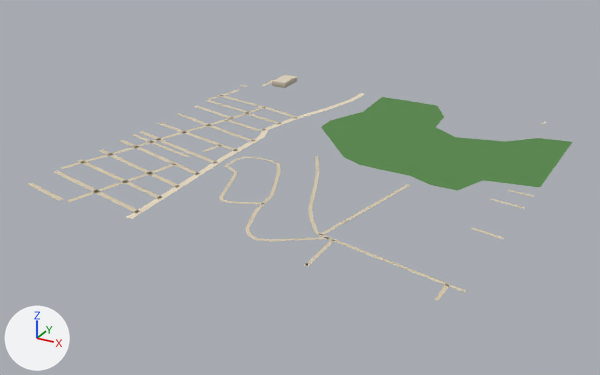
The glTF model public/assets/bengaluru-region-v1/tiles/t-11_20-l0.glb: old version first, new version second.
One viewpoint serves both versions: a camera (50 mm lens) standing at (-4827.0, 9416.0, 369.0) and looking at (-5271.0, 10224.0, -35.0). The axes (+X, +Y, +Z) are drawn at lower left. The lights are the same throughout. The first picture is the older version.

Objects in the first picture: 'ground' and 1 more.
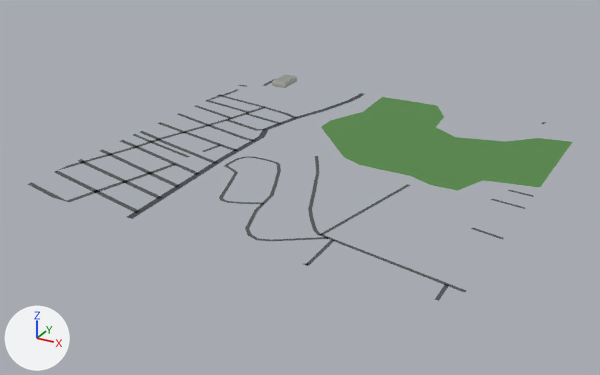
What the commit changed:
me_ground is used by ob_ground; location (-5500.0, 10000.0, 0.0).
me_ground had 552 vertices, 548 faces and spanned x -3.0..500.0, y -3.0..500.0, z 1.0.
me_ground now has 574 vertices, 568 faces and spans x 0.0..500.0, y 0.0..500.0, z 1.0.
Part 1, on me_ground:
20 vertices are removed from x -3.0..64.0, y 3.0..367.0, z 1.0.
24 faces are deleted.
9 vertices in x 1.0..130.0, y 20.0..394.0, z 1.0 move by (-1.0, 0.0, 0.0).
6 vertices in x -1.0..8.0, y 14.0..388.0, z 1.0 move by (1.0, 0.0, 0.0).
3 vertices in x 31.0..36.0, y 4.0..285.0, z 1.0 move by (4.0, -1.0, 0.0).
12 vertices move from x -3.0..130.0, y -3.0..393.0, z 1.0 to x 0.0..130.0, y 0.0..392.0, z 1.0.
33 vertices are added at x 0.0..75.0, y 0.0..488.0, z 1.0.
5 new vertices lie (-28.0, 8.0, 0.0) away from vertices in x 31.0..38.0, y 166.0..325.0, z 1.0.
40 new faces join them.
Part 2, on me_ground:
8 faces are deleted.
4 vertices are added at (493.0, 216.0, 1.0), (494.0, 220.0, 1.0), (485.0, 8.0, 1.0), (481.0, 8.0, 1.0).
12 new faces join them.
me_ground part 3: 298 kept faces spanning x 0.0..500.0, y 0.0..500.0, z 1.0 get new vertex colours; the middle colour goes from beige #d7c9ae to dark grey #535556.
Other edits to the shape of me_ground do not show in these pictures.

Changed parts and their boxes [x1, y1, x2, y2] in the pictures (600 x 375 px; the box of a moved part takes in the faces that stretch with it):
part 1 of me_ground, reshaped: [28, 79, 275, 202] in both
part 2 of me_ground, moved or reshaped: [434, 199, 526, 301] in both
part 3 of me_ground, recoloured: [28, 85, 544, 285] in both
